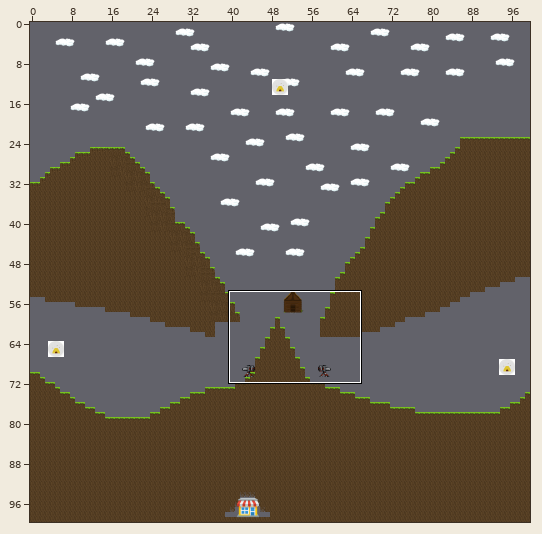
One commit to this Tiled map (JSON): public/assets/levels/level4.json. Above, an overview of the earlier version with the close-up marked.
Close-up. Before:
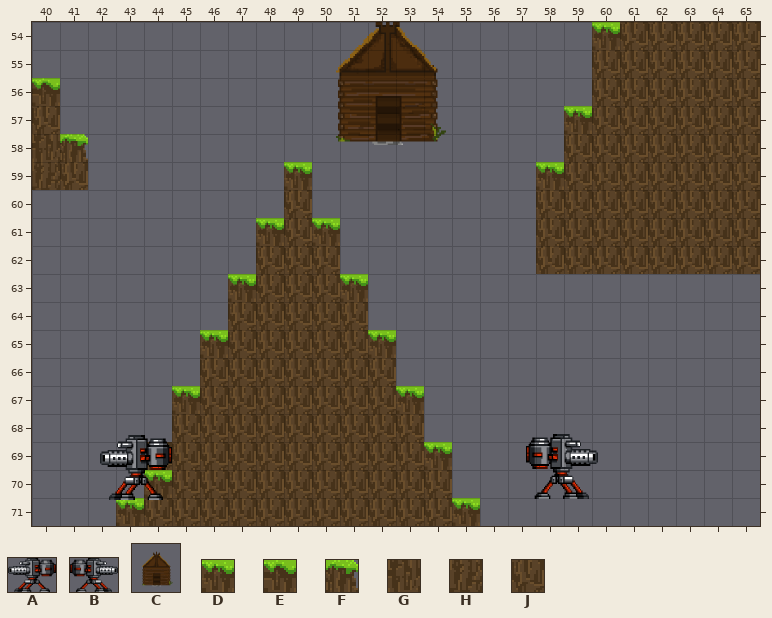
Cells are 32x32 px. Shown: x 40..65, y 54..71. The commit also changed other parts of the map, which this record leaves out.
Key: from "base_items": A 0 "turret", B 0 flipped left-right "turret", C 3 "house"; from "tileset_platformer01": D 0, E 2, F 3, G 7, H 23, J 24.
_ is an empty cell.
Objects are placed by their top-left corner, in cells (3,4 is the top-left corner of cell 3,4); size is 1x1 cell unless given.
Layer "layer01" before, first column x 40:
54 ____________________DJJJJJ
55 ____________________JJJJJJ
56 E___________________JJJJJJ
57 J__________________DJJJJJJ
58 GF_________________JJJJJJJ
59 HJ_______D________DJJJJJJJ
60 _________J________JJJJJJJJ
61 ________DJD_______JJJJJJJJ
62 ________JJJ_______JJJJJJJJ
63 _______DJJJD______________
64 _______JJJJJ______________
65 ______DJJJJJD_____________
66 ______JJJJJJJ_____________
67 _____DJJJJJJJD____________
68 _____JJJJJJJJJ____________
69 ____JJJJJJJJJJD___________
70 ____DJJJJJJJJJJ___________
71 ___DJJJJJJJJJJJD__________
Objects on layer "layer02" before:
C "base" at 49.6,52.7 size 6.1x6.5
B "turret" at 57.6,68.7 size 2.6x2.3
A "turret" at 42.4,68.8 size 2.6x2.3
Now the later version:
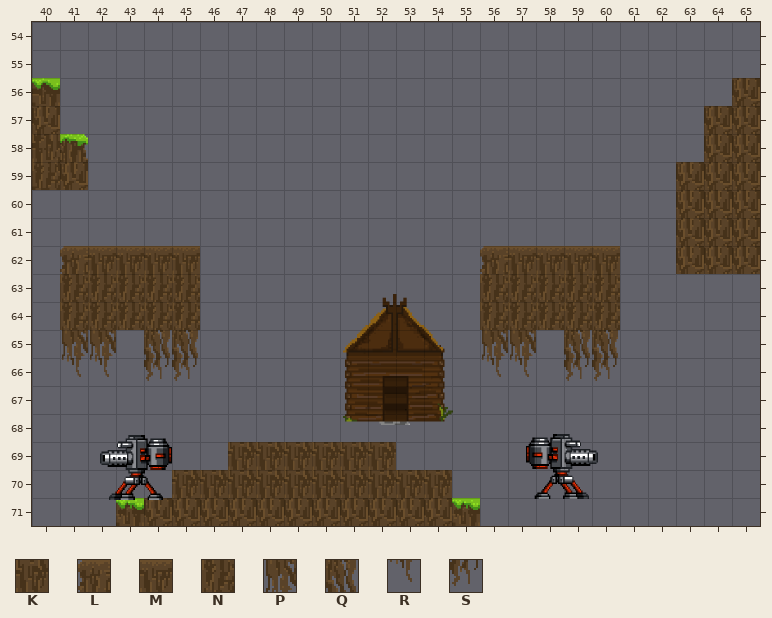
Further tiles: from "tileset_platformer01": K 35, L 46, M 47, N 61, P 78, Q 79, R 94, S 95.
The edit:
Layer "layer01":
The edit turns tile J into tile K in row 69 at x 47 to 52; in row 70 at x 45 to 54.
There is now tile L in row 62 at x 41 and 56.
The edit turns tile J into tile M in row 62 at x 58 to 60.
There is now tile M in row 62 at x 42 to 45 and 57.
There is now tile N in rows 63 to 64 at x 41 to 45 and 56 to 60.
The author cleared tile D in row 54 at x 60; in row 57 at x 59; in row 59 at x 49 and 58; in row 61 at x 48 and 50; in row 63 at x 47 and 51; in row 65 at x 46 and 52.
The author cleared tile D in row 67 at x 45 and 53; in row 69 at x 54; in row 70 at x 44.
The author cleared tile J in row 54 at x 61 to 65; in row 55 at x 60 to 65; in row 56 at x 60 to 64; in row 57 at x 60 to 63; in row 58 at x 59 to 63; in row 59 at x 59 to 62.
The author cleared tile J in rows 60 to 61 at x 49 and 58 to 62; in row 62 at x 48 to 50 and 61 to 62; in row 63 at x 48 to 50; in rows 64 to 65 at x 47 to 51; in rows 66 to 67 at x 46 to 52; in row 68 at x 45 to 53.
The author cleared tile J in row 69 at x 44 to 46 and 53.
Layer "background":
There is now tile P in row 65 at x 41 to 42 and 56 to 57.
There is now tile Q in row 65 at x 44 to 45 and 59 to 60.
There is now tile R in row 66 at x 41 to 42 and 56 to 57.
There is now tile S in row 66 at x 44 to 45 and 59 to 60.
Layer "layer02":
Object C "base" at 49.6,52.7 size 6.1x6.5 becomes C "base" at 49.8,62.7 size 6.1x6.5.
Where, in picture pixels (left, top, right, bottom), the same in both close-ups:
changed: (60, 22, 760, 498)
